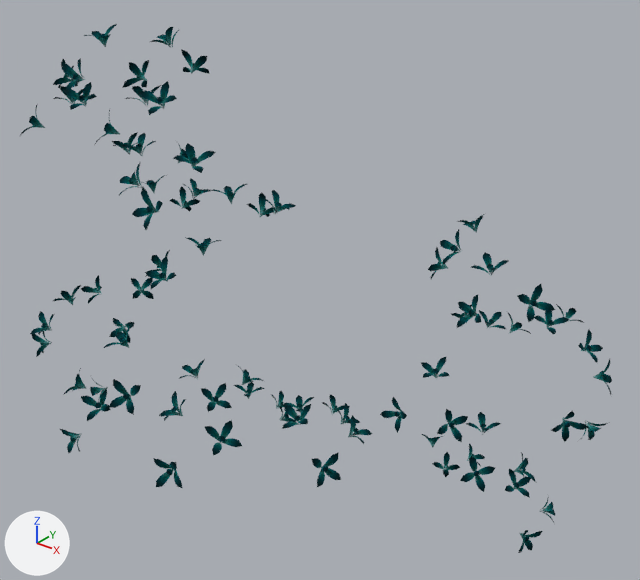
The glTF model static/models/flowers_tall_flowers.glb as it was, and as the next commit left it.
The view is the same before and after, from a 50 mm camera at (2.07, -2.8, 3.52) aimed at (-0.27, 0.12, 1.71). The lights are fixed; the arrows at lower left show +X, +Y and +Z. Vertices at the same position are counted once.

Objects in the first picture: 'flowers'.
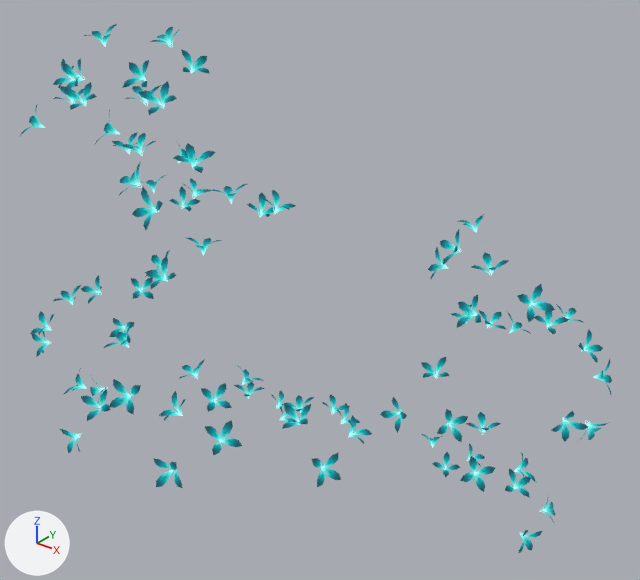
The newer file is also turned or shifted as a whole; pictures and numbers use the older file's frame.

Where the change shows, as pixel boxes [x1, y1, x2, y2] in the pictures (640 x 580 px):
'flowers', surface changed, reshaped
    both: [20, 24, 612, 553]
part 1 of me_flowers, deleted (cyan)
    before: [40, 34, 607, 542]
part 2 of me_flowers, cut back
    before: [96, 30, 328, 475]
    after: [96, 30, 325, 475]
part 3 of me_flowers, cut back
    before: [295, 403, 349, 422]
    after: [295, 403, 348, 422]
part 4 of me_flowers, cut back
    before: [514, 482, 550, 536]
    after: [514, 482, 550, 537]
part 5 of me_flowers, cut back
    both: [471, 468, 483, 478]

Edits to the bpy script that builds the scene:
```text
Add img_image_1:
    img_image_1 = load_image('Image_1', '_unpacked/Image_1', 1000, 1000, 'sRGB')
Change mat_mf_petal:
    where n0 = _N.new('ShaderNodeBsdfPrincipled'); n0.name = 'Principled BSDF'
    add n0.inputs[28].default_value = 1.0  # 'Emission Strength'
    add n3 = _N.new('ShaderNodeTexImage'); n3.name = 'Image Texture'
    add n3.image = img_image_1
    remove n3 = _N.new('ShaderNodeTexImage'); n3.name = 'Image Texture'
    remove n3.image = img_image_0
    add n4 = _N.new('ShaderNodeTexImage'); n4.name = 'Image Texture.001'
    add n4.image = img_image_0
    where n2 = _N.new('ShaderNodeMix'); n2.name = 'Mix'
    remove _L.new(n3.outputs[0], n2.inputs[6])  # 'Color' to 'A'
    add _L.new(n3.outputs[0], n0.inputs[27])  # 'Color' to 'Emission Color'
    add _L.new(n4.outputs[0], n2.inputs[6])  # 'Color' to 'A'
Change me_flowers:
    used by ob_flowers; location = (0.0, 0.0, 0.0)
    remove me_flowers.from_pydata(...)  # 7956 vertices, 10368 faces; spans x -1.53..1.04, y -0.97..1.05, z 0.2..2.92
    add me_flowers.from_pydata(...)  # 5832 vertices, 6480 faces; spans x -1.53..1.04, y -0.97..1.05, z 0.2..2.92
    me_flowers part 1: 64 loose pieces with 1679 vertices, spanning x -1.5..1.0, y -0.93..1.02, z 0.27..2.86, are deleted
    me_flowers part 2: 68 vertices moved within x -0.9..0.19, y -0.9..-0.07, z 1.22..2.87; 288 vertices removed from x -0.92..0.21, y -0.9..-0.27, z 1.21..2.87
    me_flowers part 3: 6 vertices moved within x -0.34..-0.11, y 0.02..0.27, z 0.96..1.08; 79 vertices removed from x -0.35..-0.09, y 0.02..0.29, z 0.96..1.09
    me_flowers part 4: 7 vertices moved within x 0.64..0.76, y 0.41..0.63, z 0.6..0.78; 26 vertices removed from x 0.64..0.66, y 0.48..0.51, z 0.78..0.8
    me_flowers part 5: 5 vertices moved within x 0.59..0.61, y 0.15..0.17, z 1.04; 26 vertices removed from x 0.59..0.62, y 0.13..0.16, z 1.04..1.06
```
